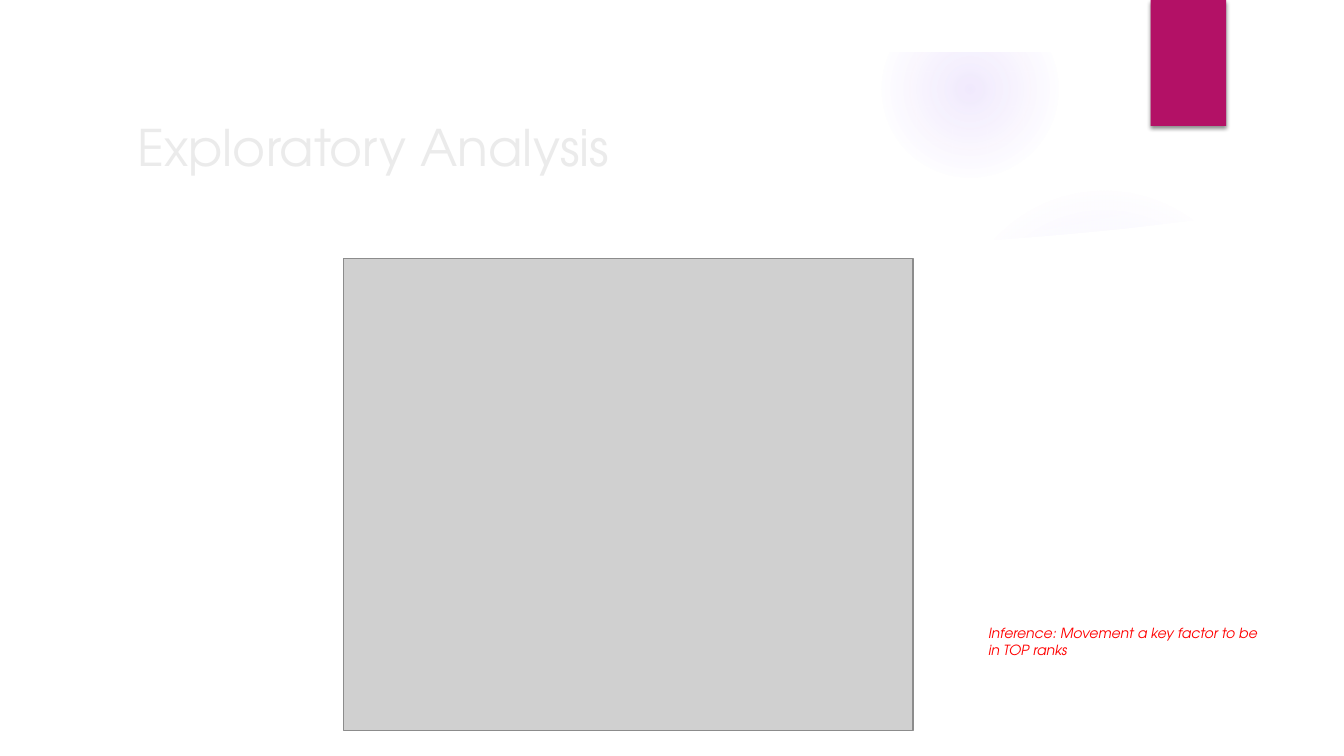
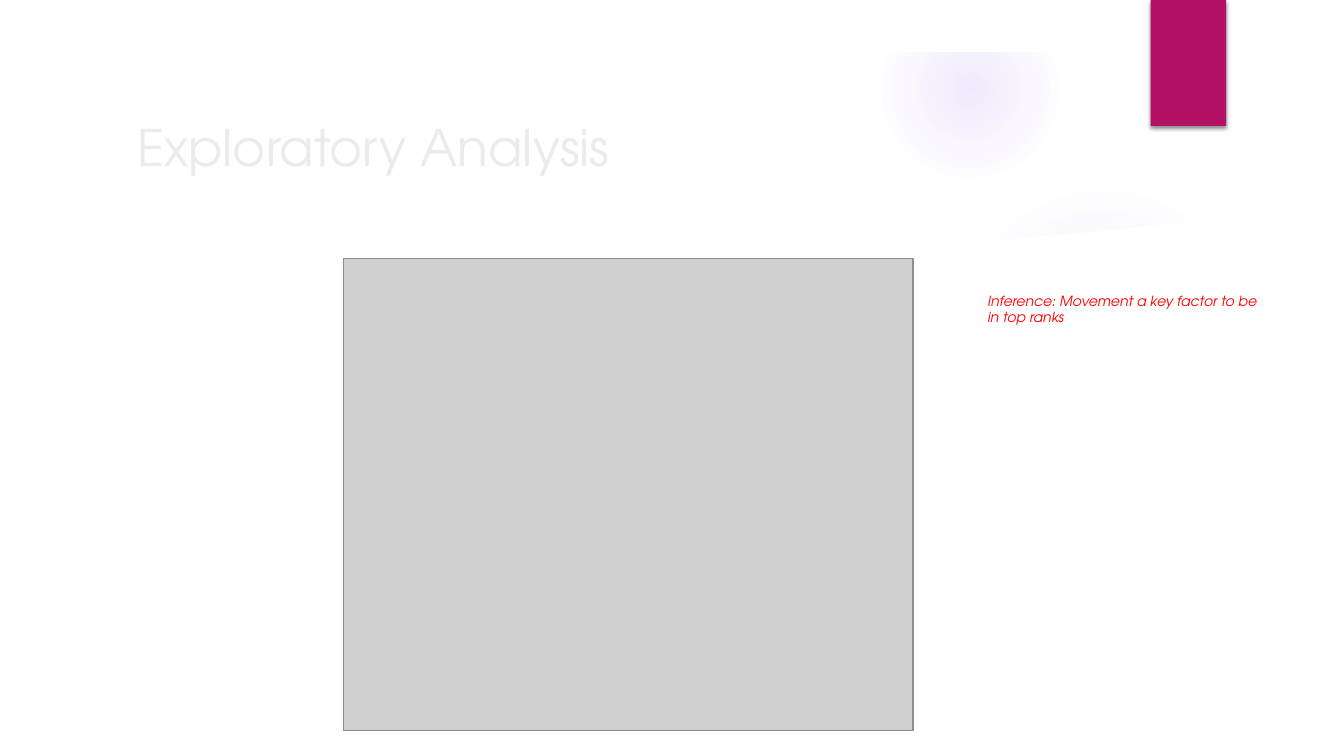
Before and after one commit to sharax/ECE_143_Group_11, a slide deck: slide 6 of ECE_143.pptx (slide 7 before the commit). Drawn at 1344x756 pixels with LibreOffice and Linux fonts; fonts in the diff are those of the drawing; grey boxes stand for pictures; background and template pictures are left out. Boxes give left, top, right and bottom in pixels: in the first picture for what was removed or moved away, otherwise in the second. Text is boxed around its words. In the diff, an @@ line names an element or a change of style, - is before the commit and + after.

```diff
--- a/ECE_143.pptx
+++ b/ECE_143.pptx
@@ text at (988, 295, 1257, 325): text changed @@
-Inference: Movement a key factor to be in TOP ranks
+Inference: Movement a key factor to be in top ranks
```
Also in this commit, not shown: 12 other slides changed, 5 slides added, 4 slides removed.
